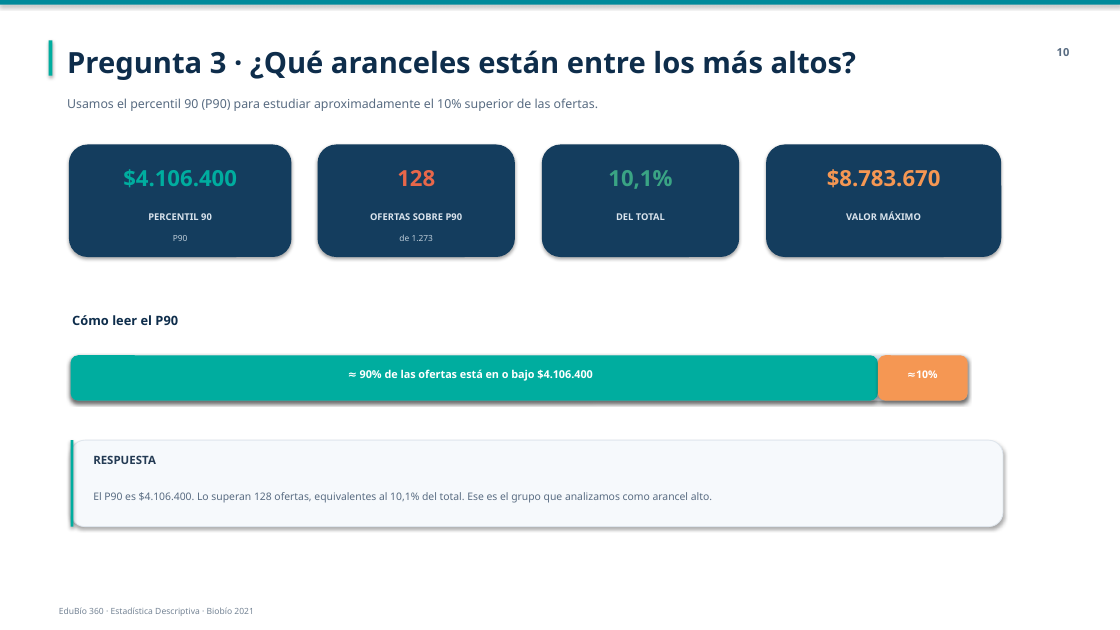
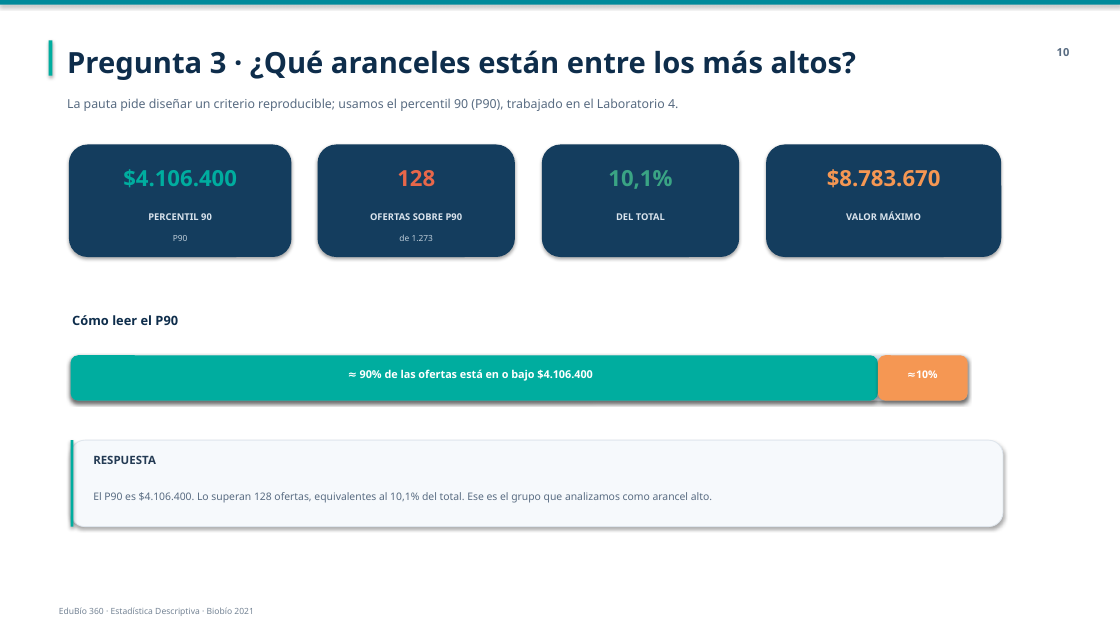
Before and after one commit to Nicricht/Estadistica.descriptiva, a slide deck: slide 10 of presentacion/Del_Acero_al_Algoritmo_Estilo_Profesor.pptx. Drawn at 1120x630 pixels with LibreOffice and Linux fonts; fonts in the diff are those of the drawing. Boxes give left, top, right and bottom in pixels: in the first picture for what was removed or moved away, otherwise in the second. Text is boxed around its words. In the diff, an @@ line names an element or a change of style, - is before the commit and + after.

```diff
--- a/presentacion/Del_Acero_al_Algoritmo_Estilo_Profesor.pptx
+++ b/presentacion/Del_Acero_al_Algoritmo_Estilo_Profesor.pptx
@@ text at <box>67,98,678,111</box>: text changed @@
-Usamos el percentil 90 (P90) para estudiar aproximadamente el 10% superior de las ofertas.
+La pauta pide diseñar un criterio reproducible; usamos el percentil 90 (P90), trabajado en el Laboratorio 4.
```
Also in this commit, not shown: 3 other slides changed, 1 other file.
